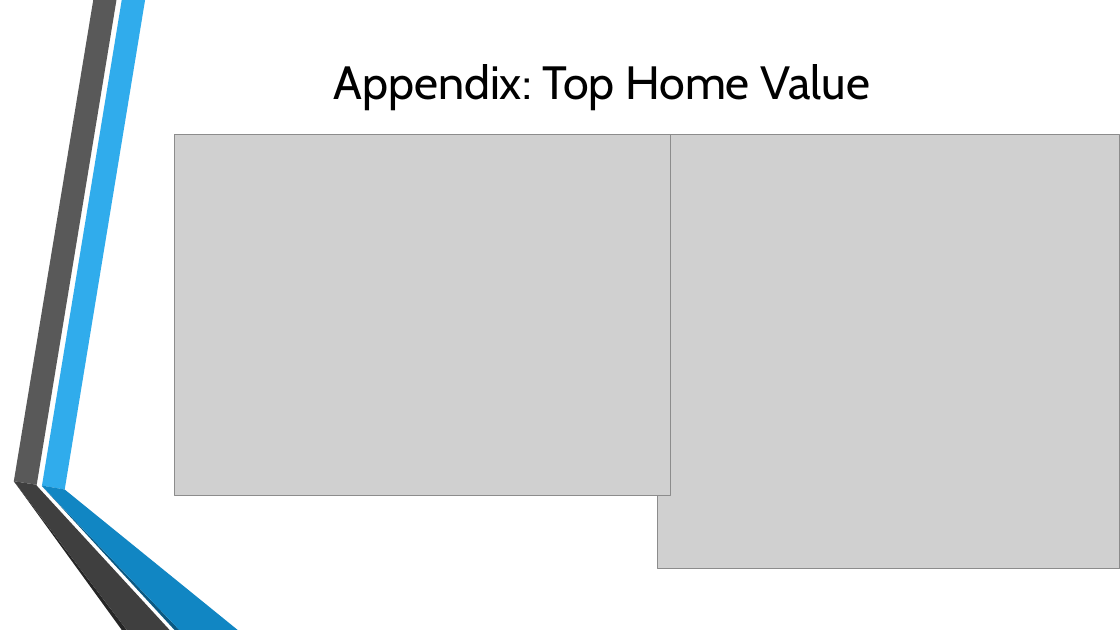
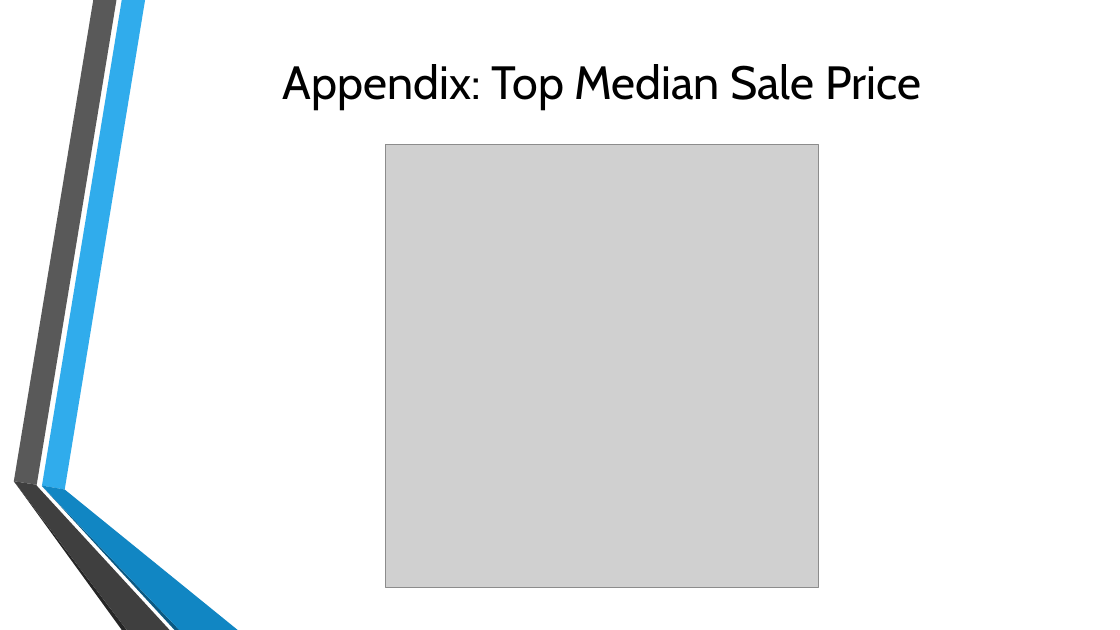
Before and after one commit to josephlomas/Project1_GroupRepo, a slide deck: slide 23 of Real Estate EDA.pptx. Drawn at 1120x630 pixels with LibreOffice and Linux fonts; fonts in the diff are those of the drawing; grey boxes stand for pictures. Boxes give left, top, right and bottom in pixels: in the first picture for what was removed or moved away, otherwise in the second. Text is boxed around its words. In the diff, an @@ line names an element or a change of style, - is before the commit and + after.

```diff
--- a/Real Estate EDA.pptx
+++ b/Real Estate EDA.pptx
@@ title at <box>283,64,921,110</box>: text changed @@
-Appendix: Top Home Value
+Appendix: Top Median Sale Price
@@ picture removed at <box>175,134,670,496</box> @@
@@ picture added at <box>386,145,818,587</box> @@
@@ picture removed at <box>658,134,1120,569</box> @@
```
Also in this commit, not shown: 11 other slides changed, 1 other file.
